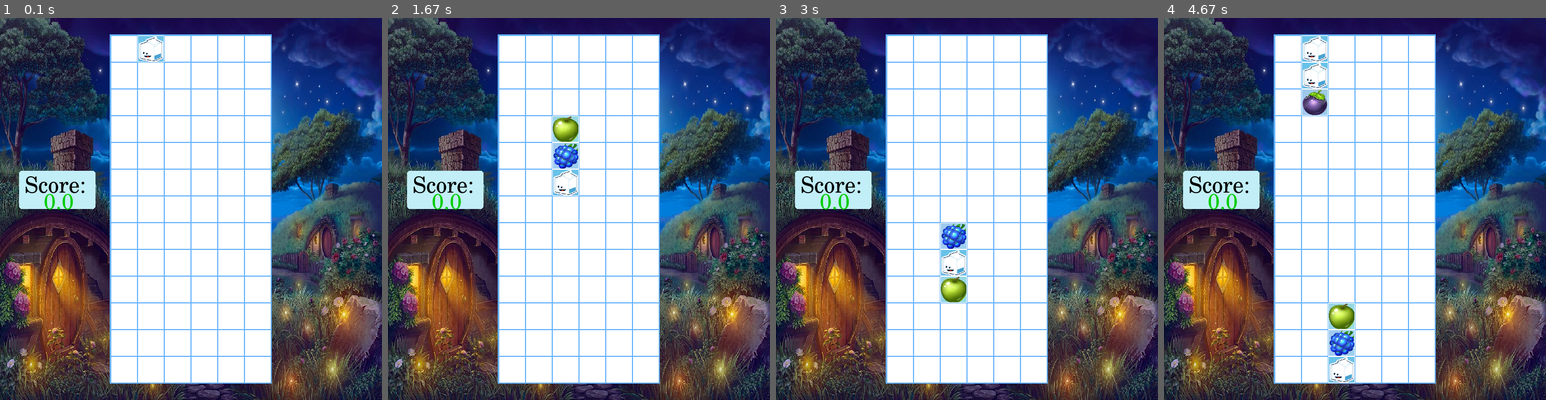
Above: before the commit, frames 1-4 (left to right).
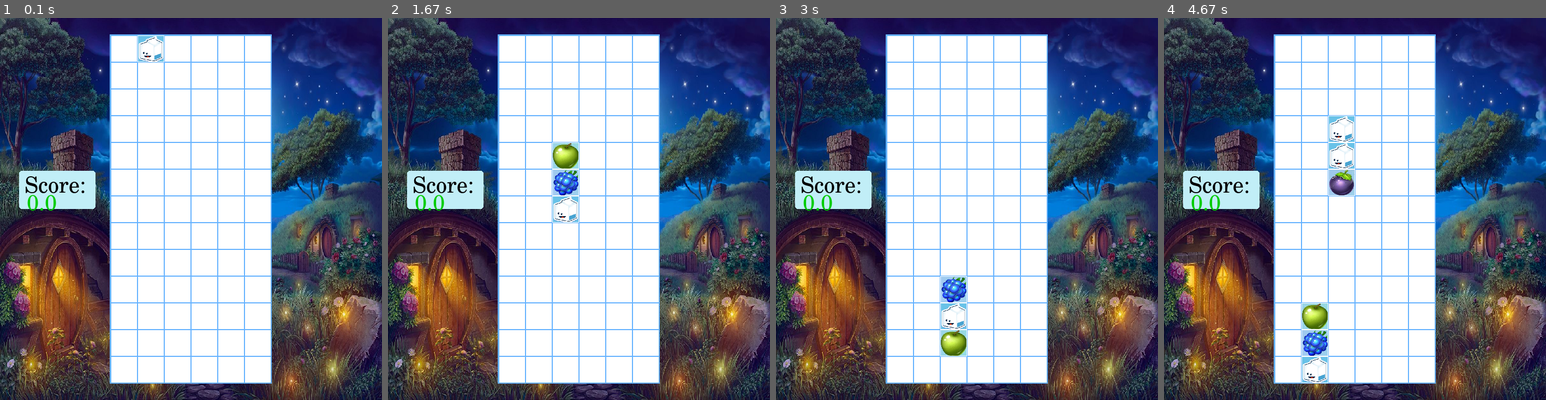
Above: after the commit, the same moments.

Repository: aikakyrgyz/Tile-Matching-Game---PyGame
Game: pygame game, started from game.py
Two runs of this game, one before a commit and one after it. Both use one fixed random seed, a clock stepped at 60 frames per second and the inputs below.
Inputs:
- Up to frame 1 (0.1 s): no input
- Up to frame 2 (1.67 s): hold Right 0.33-0.8 s; hold Right 0.83-1.3 s; tap Space at 0.9, 1.2, 1.4 s; hold Left from 1.33 s (still down)
- Up to frame 3 (3 s): tap Space at 1.7, 1.97, 2.27, 2.4, 2.7 s; release Left at 1.87 s; hold Left 1.9-2.3 s; hold Right 2.33-2.97 s
- Up to frame 4 (4.67 s): hold Left 3-3.47 s; tap Space at 3.07, 3.37, 3.57, 3.87, 4.07, 4.37, 4.57 s; hold Right 3.5-3.97 s; hold Right 4-4.47 s; hold Left from 4.5 s (still down)

The runs differ from the first frame. In frame 1, 0.2% of the frame differs, in the area x 7-20%, y 46-51%; in frame 2, 1.7%; in frame 3, 2.0%; in frame 4, 4.5%, in the area x 7-50%, y 4-96%.

Commit message:
font resize

Diff:
--- a/game.py
+++ b/game.py
@@ -41,7 +41,7 @@
         clock = pygame.time.Clock()
         action = 0
         while self._running:
-            clock.tick(100)
+            clock.tick(400)
             self._handle_events()
             if action % 30 == 0:
                 self._state.action()
@@ -56,6 +56,8 @@
                 self._add_faller()
                 action = 0
             self._redraw()
+            pygame.display.flip()
+
             action += 1
 
         pygame.quit()
@@ -82,15 +84,19 @@
         Displays Game Over text
         Stays still until the close button is clicked
         """
-        pygame.font.init()
-        text = pygame.font.SysFont('Century', 65, False, False)
-        text_surface = text.render('GAME OVER', True, (255, 51, 51))
-        self._surface.blit(text_surface, (210, 210))
-        pygame.display.flip()
         waiting = True
         clock = pygame.time.Clock()
         while waiting:
             clock.tick(30)
+            pygame.font.init()
+            self._redraw()
+            text = pygame.font.SysFont('Century', int(65 * self._surface.get_height() / 700), False, False)
+            text_surface = text.render('GAME OVER', True, (255, 51, 51))
+            # self._surface.blit(text_surface, (210, 210))
+            pixel_x = self._surface.get_width() * 0.3
+            pixel_y = self._surface.get_height() * 0.3
+            self._surface.blit(text_surface, (pixel_x, pixel_y))
+            pygame.display.flip()
             for event in pygame.event.get():
                 if event.type == pygame.QUIT:
                     return
@@ -112,7 +118,6 @@
         self._draw_background()
         self._draw_board_box()
         self._draw_jewels()
-        pygame.display.flip()
 
     def _draw_background(self) -> None:
         """
@@ -136,16 +141,23 @@
         self._score_box = pygame.Rect(top_left_pixel_x, top_left_pixel_y, width_pixel, height_pixel)
         pygame.draw.rect(self._surface, pygame.Color(193, 238, 247), self._score_box, 0, 5)
         pygame.font.init()
-        text = pygame.font.SysFont('Century', 40, False, False)
+        text = pygame.font.SysFont('Century', int(40 * self._surface.get_height()/_INITIAL_HEIGHT), False, False)
         text_surface = text.render('Score:', True, (0, 0, 0))
+        current_w, current_h = self._surface.get_size()
+        text_w, text_h = text_surface.get_size()
+        text_surface = pygame.transform.smoothscale(
+            text_surface, (text_w * current_w // 700, text_h * current_h // _INITIAL_HEIGHT))
         self._surface.blit(text_surface, (top_left_pixel_x + 10, top_left_pixel_y + 10))
-        text = pygame.font.SysFont('Century', 40, False, False)
+        text = pygame.font.SysFont('Century', int(40 * self._surface.get_height()/700), False, False)
         text_surface = text.render(f'{self._score}', True, (0, 204, 0))
-        self._surface.blit(text_surface, (width_pixel/2 + 10, top_left_pixel_y + 40))
+        text_w, text_h = text_surface.get_size()
+        text_surface = pygame.transform.smoothscale(
+            text_surface, (text_w * current_w // _INITIAL_HEIGHT, text_h * current_h // _INITIAL_HEIGHT))
+        self._surface.blit(text_surface, (top_left_pixel_x + self._surface.get_width() * 0.020, top_left_pixel_y + self._surface.get_height() * 0.06))
 
     def _draw_board_box(self):
         """
-        Draws the game board
+        Draws the game board (inner box)
         """
         self._distance_from_top = (1.0 - (_JEWEL_HEIGHT * 13))/2 - 0.002
         self._distance_from_side = (1.0 - (_JEWEL_WIDTH * 6))/2 - 0.002
@@ -258,7 +270,7 @@
         """
         Assigns an image to each jewel depending on the letter-color
         """
-        scaled_image = pygame.transform.scale(color, (width, height))
+        scaled_image = pygame.transform.scale(color, (int(width), int(height)))
         self._surface.blit(scaled_image, jewel_rect)
 
     def _random_colors(self) -> list:
